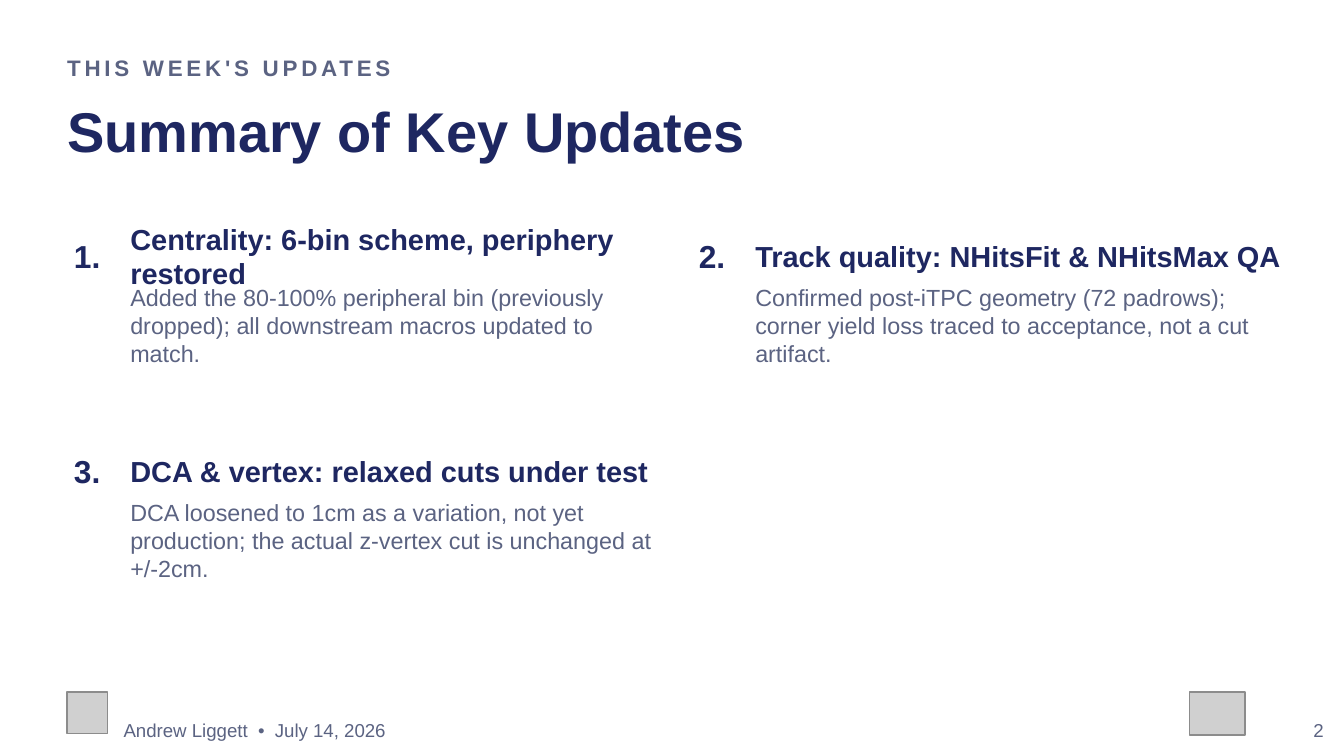
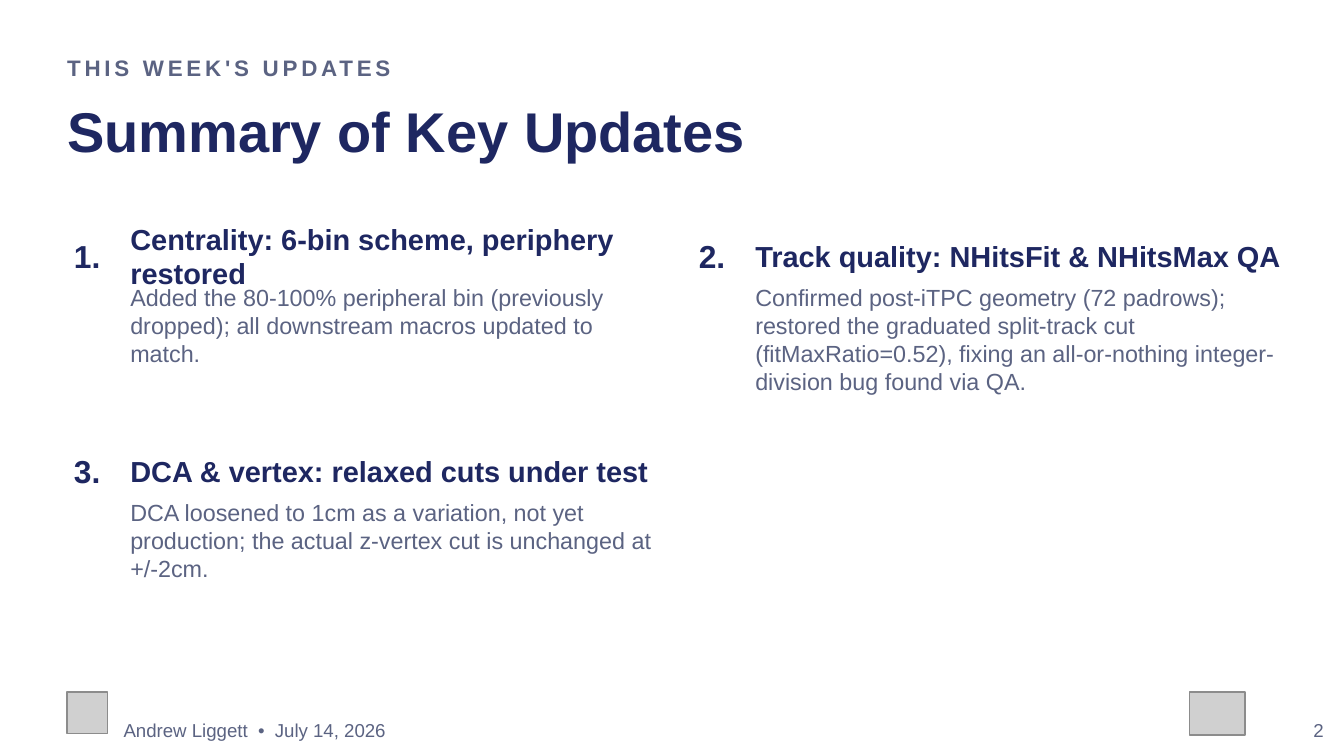
Before and after one commit to liggett2820/lightflavorspectra_OO200, a slide deck: slide 2 of docs/OO200_Spectra_Status_Update.pptx. Drawn at 1344x756 pixels with LibreOffice and Linux fonts; fonts in the diff are those of the drawing; grey boxes stand for pictures. Boxes give left, top, right and bottom in pixels: in the first picture for what was removed or moved away, otherwise in the second. Text is boxed around its words. In the diff, an @@ line names an element or a change of style, - is before the commit and + after.

Commit message:
Update summary slide's track-quality bullet: fitMaxRatio restored to graduated 0.52, not the reverted-integer-division state

```diff
--- a/docs/OO200_Spectra_Status_Update.pptx
+++ b/docs/OO200_Spectra_Status_Update.pptx
@@ text at [755, 289, 1274, 395]: text changed @@
-Confirmed post-iTPC geometry (72 padrows); corner yield loss traced to acceptance, not a cut artifact.
+Confirmed post-iTPC geometry (72 padrows); restored the graduated split-track cut (fitMaxRatio=0.52), fixing an all-or-nothing integer-division bug found via QA.
```
